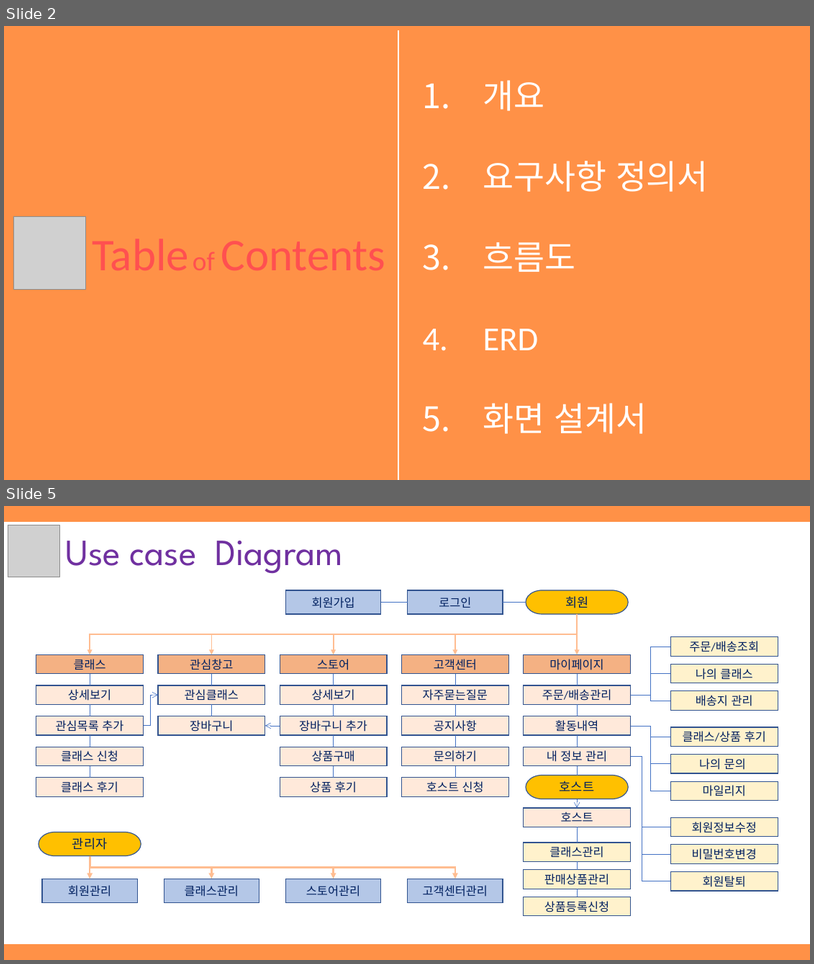
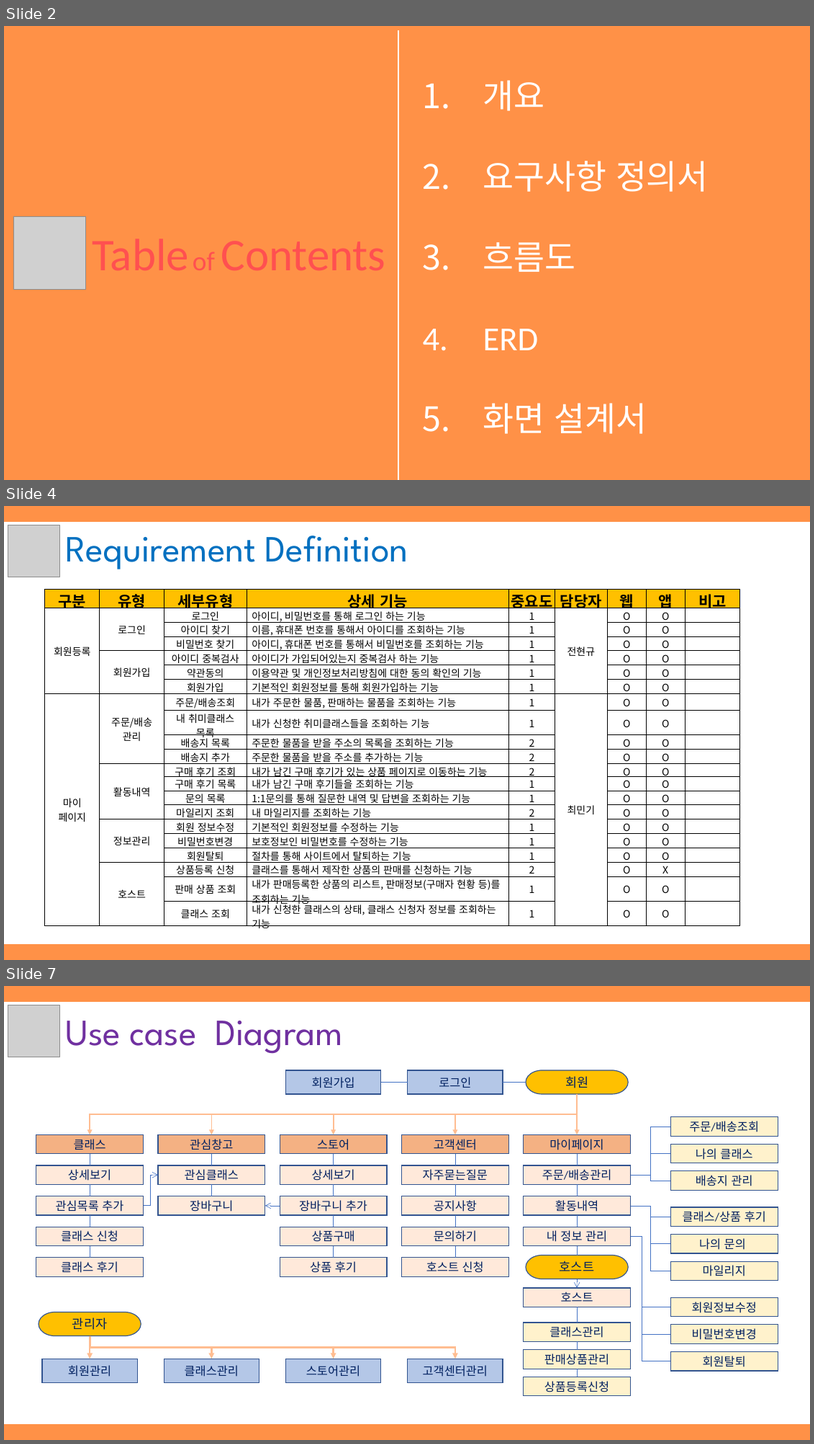
Before and after one commit to hhsw07/ezen-academy-projects, a slide deck: WebContent/발표자료/1차/3조 원데이클래스.pptx. Shown one above the other, each under a label of ours: slides 2 and 5 before the commit, slides 2, 4 and 7 after it; the slides between them are not shown. The pictures are 814x964 and 814x1444 pixels, drawn with LibreOffice and Linux fonts; fonts in the diff are those of the drawing; grey boxes stand for pictures. Boxes give left, top, right and bottom in pixels: in the first picture for what was removed or moved away, otherwise in the second. Text is boxed around its words. In the diff, an @@ line names an element or a change of style, - is before the commit and + after.

```diff
--- a/WebContent/발표자료/1차/3조 원데이클래스.pptx
+++ b/WebContent/발표자료/1차/3조 원데이클래스.pptx
@@ slide 4 added at bbox=[4, 506, 810, 960], background #FF9147 @@
@@ rectangle added at bbox=[4, 522, 810, 943], fill #FFFFFF, outline #FFFFFF 1 pt @@
@@ picture added at bbox=[8, 525, 59, 577] @@
@@ text added at bbox=[65, 536, 409, 569], 44 pt, text #0070C0 @@
+Requirement Definition
@@ table added at bbox=[45, 589, 741, 937], 21 rows, 9 columns @@
+구분 | 유형 | 세부유형 | 상세 기능 | 중요도 | 담당자 | 웹 | 앱 | 비고
+회원등록 | 로그인 | 로그인 | 아이디, 비밀번호를 통해 로그인 하는 기능 | 1 | 전현규 | O | O | 
+ |  | 아이디 찾기 | 이름, 휴대폰 번호를 통해서 아이디를 조회하는 기능 | 1 |  | O | O | 
+ |  | 비밀번호 찾기 | 아이디, 휴대폰 번호를 통해서 비밀번호를 조회하는 기능 | 1 |  | O | O | 
+ | 회원가입 | 아이디 중복검사 | 아이디가 가입되어있는지 중복검사 하는 기능 | 1 |  | O | O | 
+ |  | 약관동의 | 이용약관 및 개인정보처리방침에 대한 동의 확인의 기능 | 1 |  | O | O | 
+ |  | 회원가입 | 기본적인 회원정보를 통해 회원가입하는 기능 | 1 |  | O | O | 
+마이 / 페이지 | 주문/배송 / 관리 | 주문/배송조회 | 내가 주문한 물품, 판매하는 물품을 조회하는 기능 | 1 | 최민기 | O | O | 
+ |  | 내 취미클래스 / 목록 | 내가 신청한 취미클래스들을 조회하는 기능 | 1 |  | O | O | 
+ |  | 배송지 목록 | 주문한 물품을 받을 주소의 목록을 조회하는 기능 | 2 |  | O | O | 
+ |  | 배송지 추가 | 주문한 물품을 받을 주소를 추가하는 기능 | 2 |  | O | O | 
+ | 활동내역 | 구매 후기 조회 | 내가 남긴 구매 후기가 있는 상품 페이지로 이동하는 기능 | 2 |  | O | O | 
+ |  | 구매 후기 목록 | 내가 남긴 구매 후기들을 조회하는 기능 | 1 |  | O | O | 
+ |  | 문의 목록 | 1:1문의를 통해 질문한 내역 및 답변을 조회하는 기능 | 1 |  | O | O | 
+ |  | 마일리지 조회 | 내 마일리지를 조회하는 기능 | 2 |  | O | O | 
+ | 정보관리 | 회원 정보수정 | 기본적인 회원정보를 수정하는 기능 | 1 |  | O | O | 
+ |  | 비밀번호변경 | 보호정보인 비밀번호를 수정하는 기능 | 1 |  | O | O | 
+ |  | 회원탈퇴 | 절차를 통해 사이트에서 탈퇴하는 기능 | 1 |  | O | O | 
+ | 호스트 | 상품등록 신청 | 클래스를 통해서 제작한 상품의 판매를 신청하는 기능 | 2 |  | O | X | 
+ |  | 판매 상품 조회 | 내가 판매등록한 상품의 리스트, 판매정보(구매자 현황 등)를 조회하는 기능 | 1 |  | O | O | 
+ |  | 클래스 조회 | 내가 신청한 클래스의 상태, 클래스 신청자 정보를 조회하는 기능 | 1 |  | O | O | 
@@ what was slide 5 is now slide 7 @@
```
Also in this commit, not shown: 2 slides changed, 3 other slides added, 1 slide removed, 2 other files.
